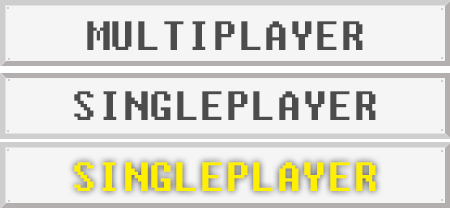
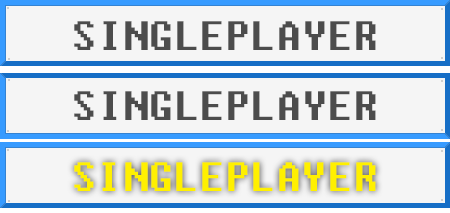
Before/after of a 450px x 213px layered artwork. What changed in the layer stack:
renamed "MULTIPLAYER" to "SINGLEPLAYER", painted on it over [74, 21, 376, 50]
painted on "Camada 4" over [0, 73, 450, 139]
painted on "Camada 5" over [0, 142, 450, 208]
painted on "Camada 3" over [0, 0, 450, 66]
